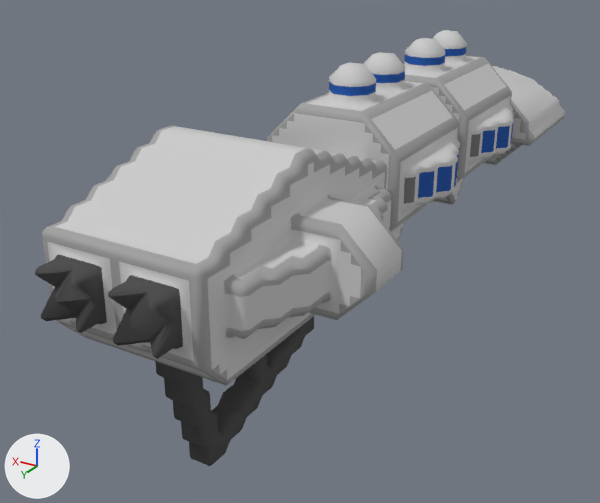
A saved change to the OBJ model src/jsMain/resources/meshes/diadochi-3-lotan-class.obj.
Both versions are drawn from a 50 mm lens placed at (-44.0, 96.0, 52.8), pointed at (8.2, 9.0, 9.3). Arrows for +X, +Y and +Z are at lower left; the lights stay in place. Where no turn or scale is listed for an object, it has been applied to the vertices.

Before the edit, the objects in view are built like this:
```python
me_diadochi_3_lotan_class = bpy.data.meshes.new('diadochi-3-lotan-class')
me_diadochi_3_lotan_class.from_pydata(...)  # 3381 vertices, 6351 faces; spans x -16.5..16.5, y -54.5..54.5, z -0.1..34.9
me_diadochi_3_lotan_class.materials.append(mat_diadochi_3_lotan_class)
ob_diadochi_3_lotan_class = bpy.data.objects.new('diadochi-3-lotan-class', me_diadochi_3_lotan_class)
ob_diadochi_3_lotan_class.location = (0.0, 0.0, 0.0)
```
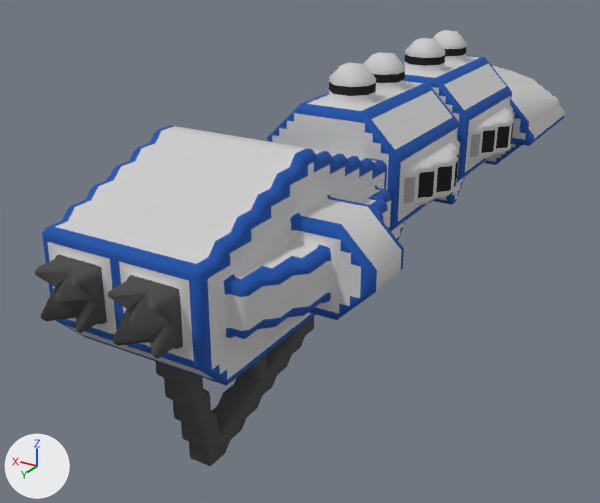
Pixel boxes [x1, y1, x2, y2] of what changed, in the pictures (600 x 503 px; the box of a moved part takes in the faces that stretch with it):
part 1 of me_diadochi_3_lotan_class, moved or reshaped: before [35, 263, 308, 355]; after [41, 272, 210, 395]
part 2 of me_diadochi_3_lotan_class, surface changed (grey to blue): [42, 47, 565, 386] in both

The change in detail:
me_diadochi_3_lotan_class is used by ob_diadochi_3_lotan_class; location (0.0, 0.0, 0.0).
me_diadochi_3_lotan_class had 3381 vertices, 6351 faces and spanned x -16.5..16.5, y -54.5..54.5, z -0.1..34.9.
me_diadochi_3_lotan_class now has 3382 vertices, 6345 faces and spans x -16.5..16.5, y -54.5..54.5, z -0.1..34.9.
me_diadochi_3_lotan_class part 1: 2 vertices moved from x -6.0..5.0, y 53.0..53.5, z 21.9..22.4 to x -5.5..4.5, y 54.0, z 20.4..22.4; 7 vertices removed from x -12.0..6.0, y 42.5..54.0, z 20.4..24.4; 7 vertices added at x -6.0..8.0, y 42.0..54.0, z 8.9..24.9.
me_diadochi_3_lotan_class part 2: 2393 kept faces spanning x -16.5..16.5, y -54.5..51.5, z 10.9..32.9 get new texture (UV) coordinates.
